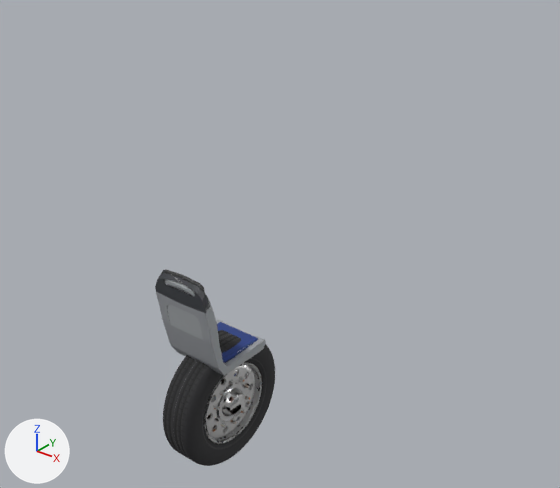
An edit to the glTF model src/data/kit_bus.glb, drawn before and after from the same camera.
Both versions are drawn from a camera (50 mm lens) standing at (3.14, -3.26, 3.38) and looking at (0.34, 0.23, 1.22). Lighting does not change. The marker at lower left points along +X, +Y and +Z. The older version comes first. Vertices at exactly the same position are counted once.

Objects in the first picture: 'seat_conecto', 'seat_man', 'seat_yutong', 'tyre', 'wheelAlu', 'wheelAluRear'.
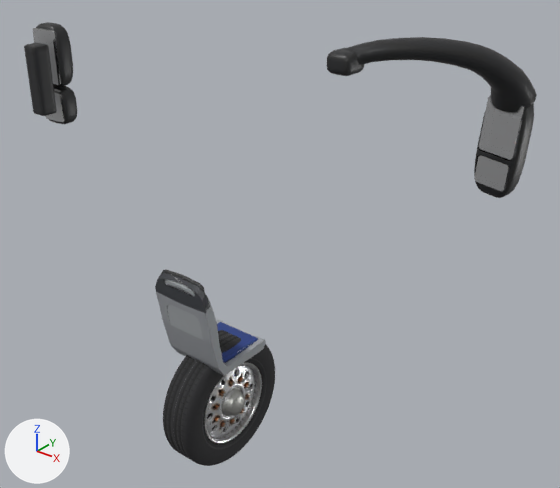
Where the change shows, as pixel boxes (x1, y1, x2, y2) in the pictures (560 x 488 px; the box of a moved part takes in the faces that stretch with it):
'mirrorsMan', added: after (24, 22, 537, 198)
part 1 of me_wheelalu, moved or reshaped: (206, 365, 255, 438) in both
part 2 of me_wheelalu, surface changed: before (207, 370, 252, 433); after (204, 363, 260, 444)

The change, as a list of edits to the scene's bpy script:
```text
Change me_wheelalu:
    used by ob_wheelalu; location = (0.0, 0.0, 0.0)
    remove me_wheelalu.from_pydata(...)  # 1855 vertices, 3556 faces; spans x -0.05..0.166, y -0.301..0.301, z -0.301..0.301
    add me_wheelalu.from_pydata(...)  # 1857 vertices, 3576 faces; spans x -0.05..0.166, y -0.301..0.301, z -0.301..0.301
    me_wheelalu part 1: 59 vertices moved from x 0.063..0.101, y -0.256..0.256, z -0.26..0.26 to x 0.062..0.102, y -0.237..0.237, z -0.263..0.263; 597 vertices removed from x 0.057..0.101, y -0.282..0.282, z -0.282..0.282; 599 vertices added at x 0.056..0.102, y -0.279..0.279, z -0.279..0.279
    me_wheelalu part 2: 1535 kept faces spanning x -0.05..0.166, y -0.301..0.301, z -0.301..0.301 get new texture (UV) coordinates
Add me_mirrorsman:
    me_mirrorsman.from_pydata(...)  # 1267 vertices, 2496 faces; spans x -1.47..1.78, y -0.42..0.52, z 1.78..2.7
    me_mirrorsman.materials.append(mat_buskit)
Add ob_mirrorsman:
    ob_mirrorsman = bpy.data.objects.new('mirrorsMan', me_mirrorsman)
    ob_mirrorsman.location = (0.0, 0.0, 0.0)
```
